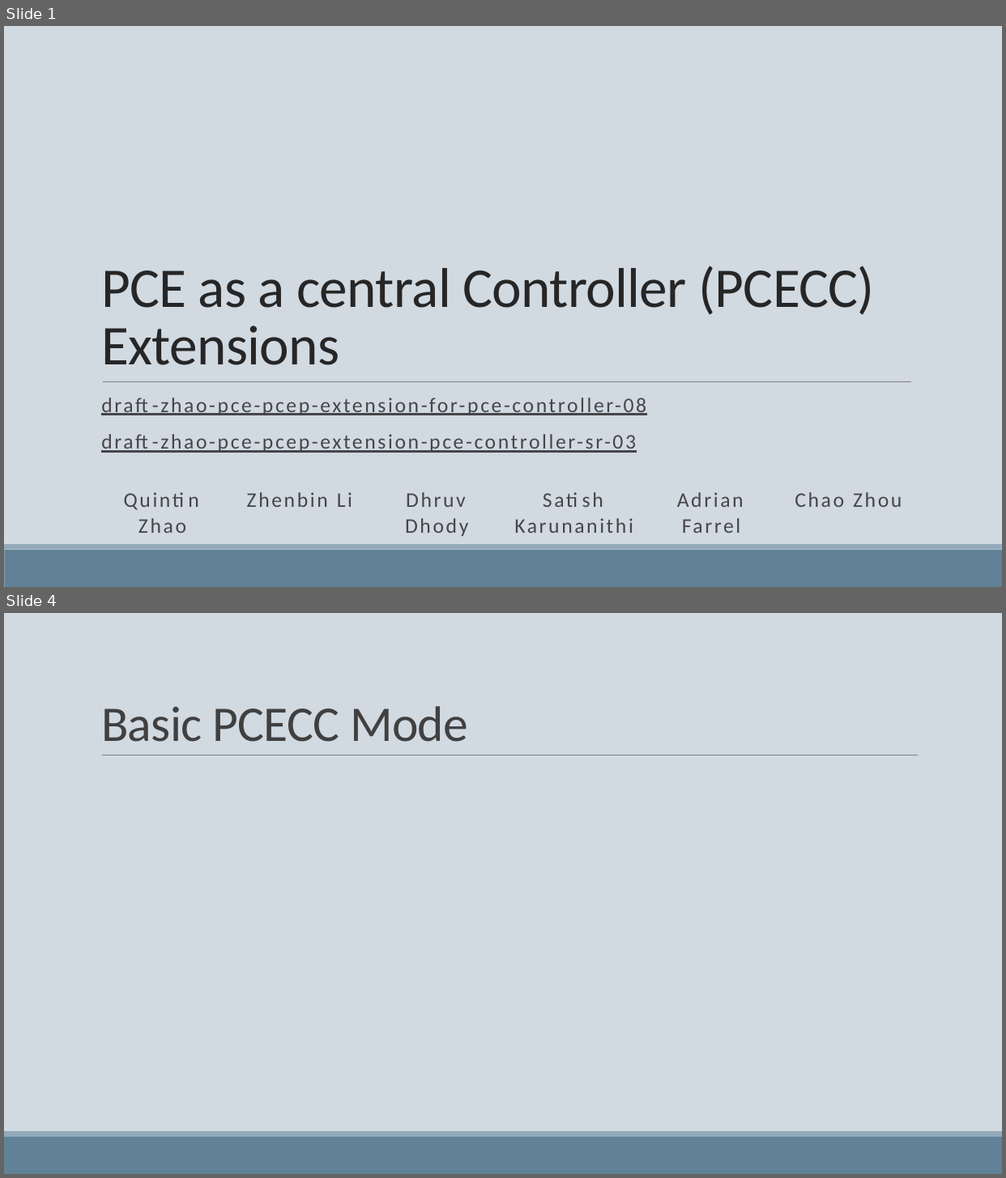
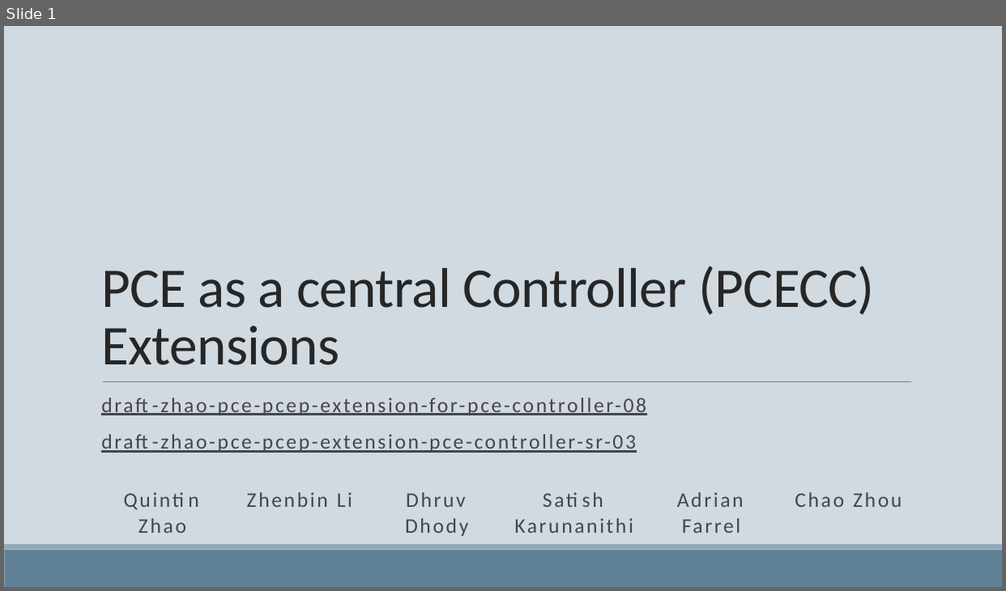
Before and after one commit to dhruvdhody-huawei/102, a slide deck: IETF 102 PCE WG PCECC.pptx. Shown one above the other, each under a label of ours: slides 1 and 4 before the commit, slide 1 after it; the slides between them are not shown. The pictures are 1006x1178 and 1006x591 pixels, drawn with LibreOffice and Linux fonts; fonts in the diff are those of the drawing. Boxes give left, top, right and bottom in pixels: in the first picture for what was removed or moved away, otherwise in the second. Text is boxed around its words. In the diff, an @@ line names an element or a change of style, - is before the commit and + after.

```diff
--- a/IETF 102 PCE WG PCECC.pptx
+++ b/IETF 102 PCE WG PCECC.pptx
@@ slide 4 removed at [4, 613, 1002, 1174], background #D1D9E1; not listed: 2 template elements that a slide beside it also shows @@
@@ title removed at [101, 706, 468, 742] @@
-Basic PCECC Mode
@@ line removed from (102, 756) to (918, 756) @@
```
Also in this commit, not shown: 1 slide changed, 15 slides added, 6 other slides removed.
